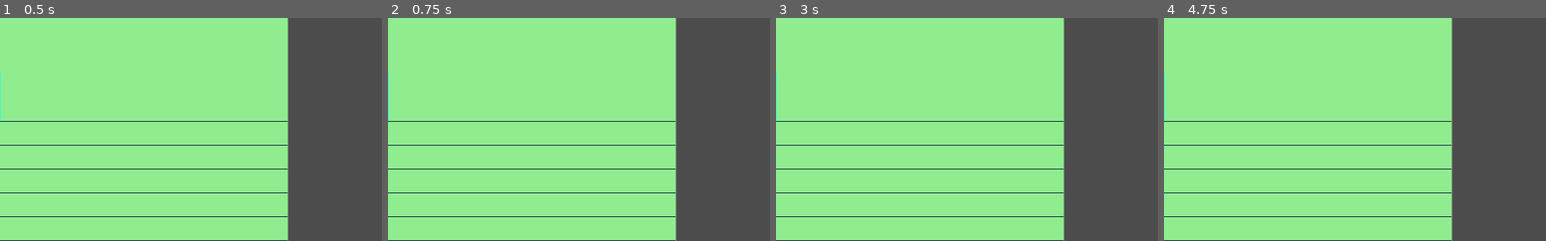
Above: before the commit, frames 1-4 (left to right).
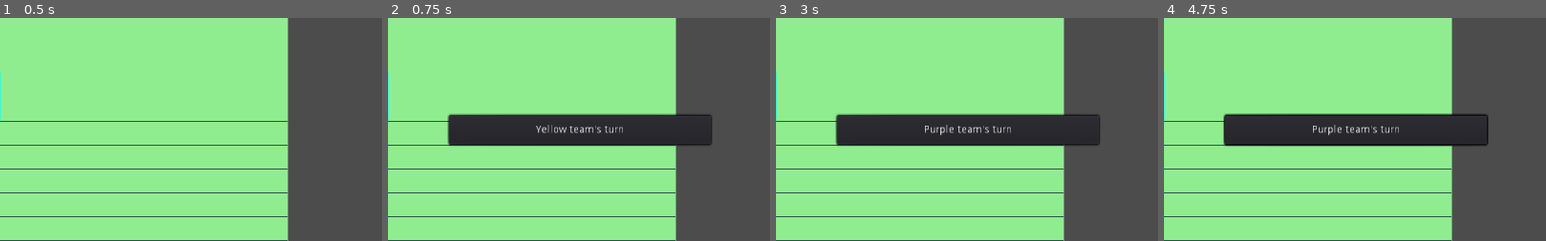
Above: after the commit, the same moments.

Repository: DaveRendell/gridcursor
Game: Godot game, scene res://src/map/SquareGrid.tscn
The game is run twice, just before and just after one commit, with the same random seed, the same clock (stepped at 60 frames per second) and the same inputs.
Inputs (mouse positions are % of the whole screen's width and height, from its top left):
- Up to frame 1 (0.5 s): no input
- Up to frame 2 (0.75 s): tap Enter (ui_accept) at 0.5 s; move the mouse to (72, 45) at 0.52 s; hold Right (ui_right) from 0.53 s (still down); click (72, 45) at 0.67 s
- Up to frame 3 (3 s): tap Enter (ui_accept) at 0.77, 1.52, 2 s; move the mouse to (30, 55) at 1.27 s; release Right (ui_right) at 1.28 s; hold Down (ui_down) 1.28-2.03 s; move the mouse to (60, 28) at 2.02 s; hold Right (ui_right) 2.03-2.78 s; move the mouse to (45, 70) at 2.77 s; hold Up (ui_up) from 2.78 s (still down); click (45, 70) at 2.92 s
- Up to frame 4 (4.75 s): tap Enter (ui_accept) at 3.02, 3.77, 4.25, 4.52 s; move the mouse to (80, 65) at 3.52 s; release Up (ui_up) at 3.53 s; hold Left (ui_left) from 3.53 s (still down); move the mouse to (20, 35) at 4.27 s
The pictures show only the part of the screen within x 25-75%, y 25-75%; the shares and areas given below are measured in that part.

Frame 1 is identical in both runs. In frame 2, 10% of the frame differs, in the area x 15-85%, y 42-58%; in frame 3, 10%; in frame 4, 10%.

Commit message:
Add toast notifications

Diff:
--- /dev/null
+++ b/src/PopupDialog.tscn
@@ -0,0 +1,18 @@
+[gd_scene format=2]
+
+[node name="PopupDialog" type="PopupPanel"]
+margin_right = 352.0
+margin_bottom = 40.0
+
+[node name="CenterContainer" type="CenterContainer" parent="."]
+margin_left = 2.0
+margin_top = 1.0
+margin_right = 354.0
+margin_bottom = 41.0
+
+[node name="Label" type="Label" parent="CenterContainer"]
+margin_left = 163.0
+margin_top = 13.0
+margin_right = 188.0
+margin_bottom = 27.0
+text = "text"
--- a/src/map/Map.gd
+++ b/src/map/Map.gd
@@ -12,7 +12,7 @@
 var current_turn = 0
 
 var new_menu = preload("res://src/menu/Menu.tscn")
-
+var new_toast = preload("res://src/PopupDialog.tscn")
 
 func _ready() -> void:
 	var file = File.new()
@@ -124,3 +124,17 @@
 	for child in $GridNodes.get_children():
 		if child.has_method("state_to_unselected"):
 			child.state_to_unselected(self)
+			var message: String
+			if current_turn == 1:
+				message = "Yellow team's turn"
+			else:
+				message = "Purple team's turn"
+			display_toast(message)
+
+func display_toast(text: String) -> void:
+	var toast = new_toast.instance()
+	toast.get_node("CenterContainer/Label").text = text
+	add_child(toast)
+	toast.popup_centered()
+	var timer = get_tree().create_timer(1)
+	timer.connect("timeout", toast, "queue_free")
